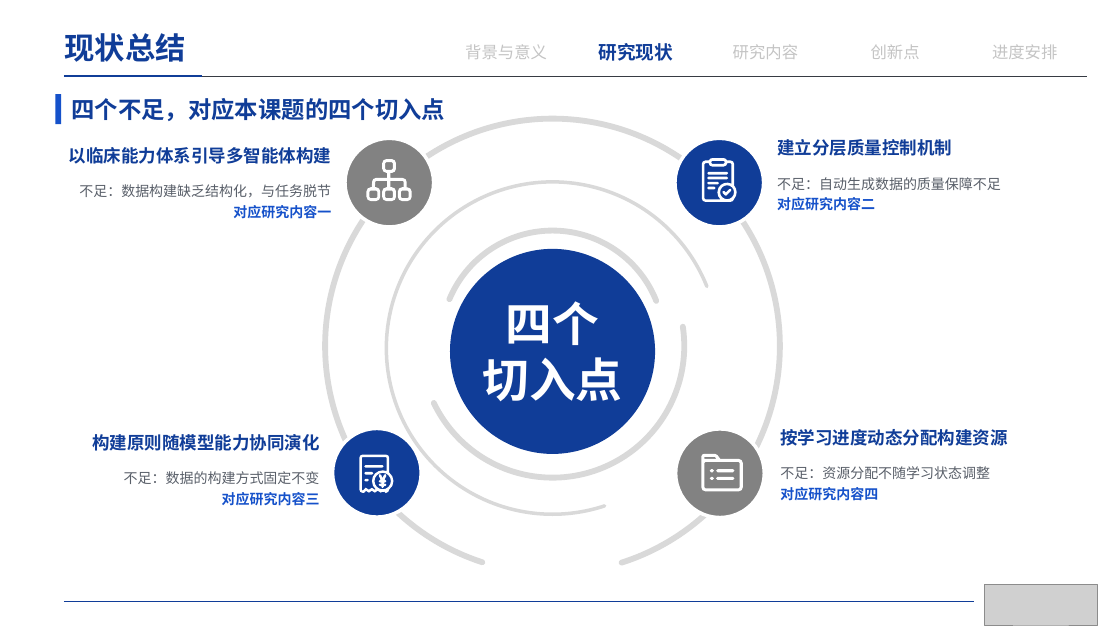
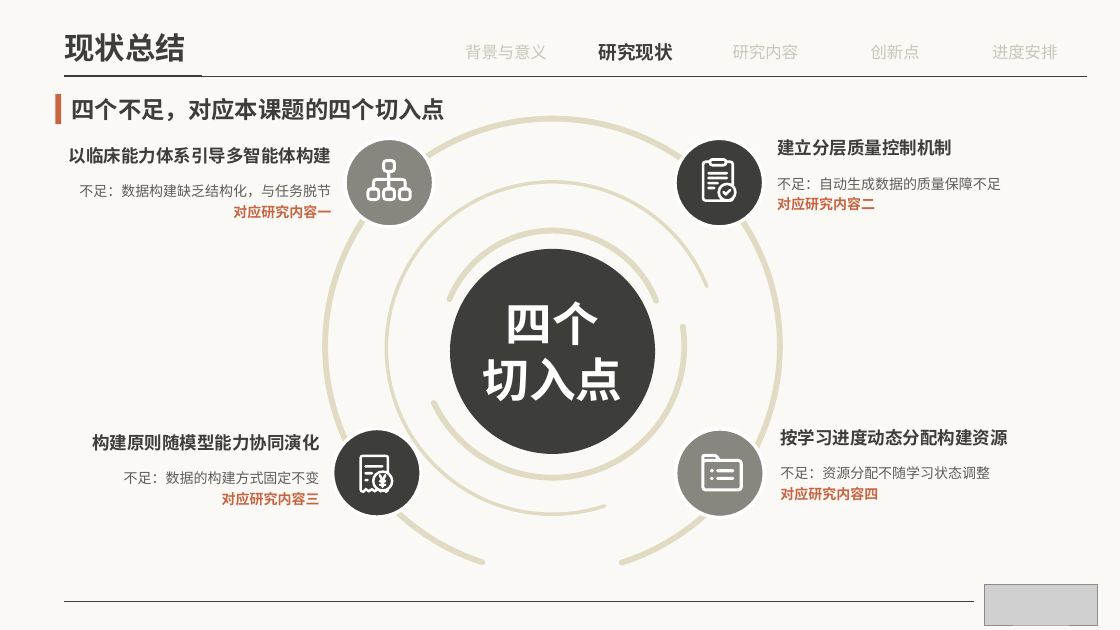
Before and after one commit to irving-2222/Graduation-Thesis, a slide deck: slide 11 of 开题答辩.pptx. Drawn at 1120x630 pixels with LibreOffice and Linux fonts; fonts in the diff are those of the drawing; grey boxes stand for pictures. Boxes give left, top, right and bottom in pixels: in the first picture for what was removed or moved away, otherwise in the second. Text is boxed around its words. In the diff, an @@ line names an element or a change of style, - is before the commit and + after.

```diff
--- a/开题答辩.pptx
+++ b/开题答辩.pptx
@@ background #FFFFFF to #FAF9F5 @@
@@ text "现状总结" at <box>65,33,186,62</box>: font Arial to Cambria, text colour #103D98 to #3D3D3A @@
@@ text colour #103D98 to #3D3D3A in 5 elements at <box>777,139,952,156</box>, <box>780,429,1007,446</box>, <box>69,147,331,164</box>, <box>92,434,319,451</box>, <box>599,43,673,61</box> @@
@@ line (64, 76) - (1088, 76): stroke #373B43 0.5 pt to #3D3D3A 0.5 pt @@
@@ line (64, 76) - (202, 76): stroke #103D98 1.75 pt to #3D3D3A 1.75 pt @@
@@ text "四个不足，对应本课题的四个切入点" at <box>71,98,445,121</box>: font Arial to Cambria, text colour #103D98 to #3D3D3A @@
@@ rectangle at <box>55,94,61,124</box>: fill #1551CA to #C96442 @@
@@ ellipse at <box>345,139,434,228</box>: fill #828282 to #87867F @@
@@ fill #103D98 to #3D3D3A in 3 elements at <box>450,249,655,454</box>, <box>333,429,422,518</box>, <box>676,139,765,228</box> @@
@@ text "不足：数据构建缺乏结构化，与任务脱节" at <box>79,184,331,219</box>: text colour #595F69 to #5E5D59 in "不足：数据构建缺乏结构化，与任务脱节"; text colour #1551CA to #C96442 in "对应研究内容一" @@
@@ outline #D9D9D9 5 pt to #E1DBC3 5 pt in 3 elements at <box>325,118,780,573</box>, <box>441,230,665,454</box>, <box>372,165,734,527</box> @@
@@ text "不足：自动生成数据的质量保障不足" at <box>777,177,1001,211</box>: text colour #595F69 to #5E5D59 in "不足：自动生成数据的质量保障不足"; text colour #1551CA to #C96442 in "对应研究内容二" @@
@@ arc (boxed as its full ellipse) at <box>386,181,719,514</box>: outline #D9D9D9 3 pt to #E1DBC3 3 pt @@
@@ text "四个" at <box>483,301,623,401</box>: font Noto Sans CJK SC to Cambria @@
@@ ellipse at <box>676,429,765,518</box>: fill #828282 to #87867F @@
@@ text "不足：数据的构建方式固定不变" at <box>124,471,320,506</box>: text colour #595F69 to #5E5D59 in "不足：数据的构建方式固定不变"; text colour #1551CA to #C96442 in "对应研究内容三" @@
@@ text "不足：资源分配不随学习状态调整" at <box>780,466,990,500</box>: text colour #595F69 to #5E5D59 in "不足：资源分配不随学习状态调整"; text colour #1551CA to #C96442 in "对应研究内容四" @@
@@ line (64, 602) - (974, 602): stroke #103D98 0.5 pt to #3D3D3A 0.5 pt @@
```
Also in this commit, not shown: 21 other slides changed, 1 other file.
